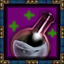
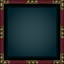
Layered file, before and after one edit (64px x 64px). Changes by layer:
hid group "Academics" (8 layers) over box(0, 0, 64, 64)
hid "Apothecary" over box(2, 6, 60, 64)
showed group "Warriors" (8 layers) over box(0, 1, 64, 64)
painted on "Guard" over box(0, 6, 58, 64)
painted on "Background" over box(0, 0, 64, 64)
